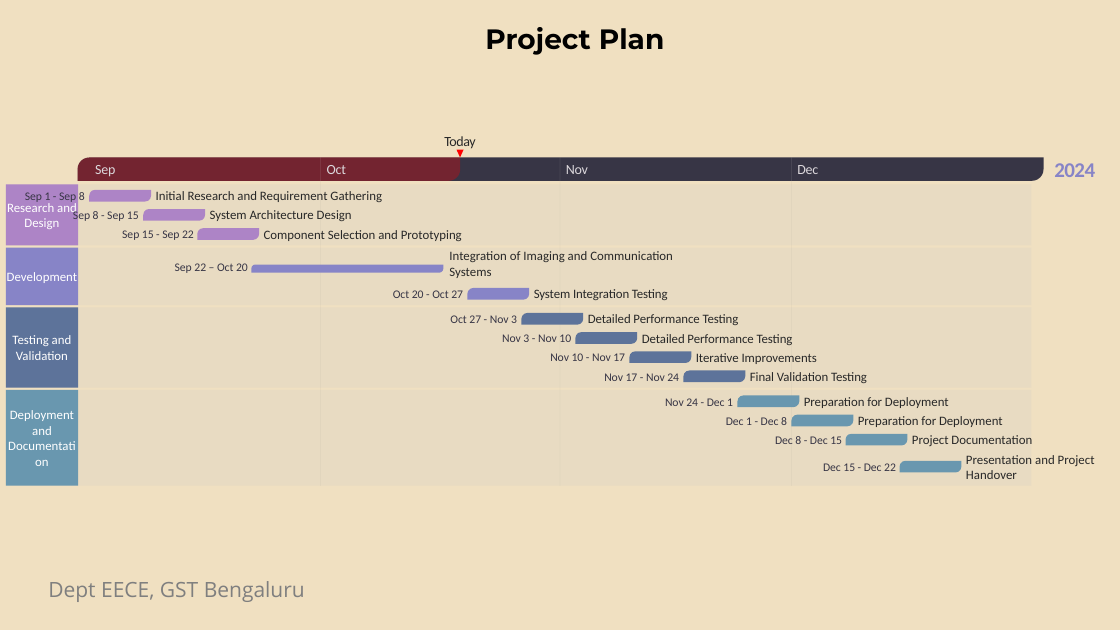
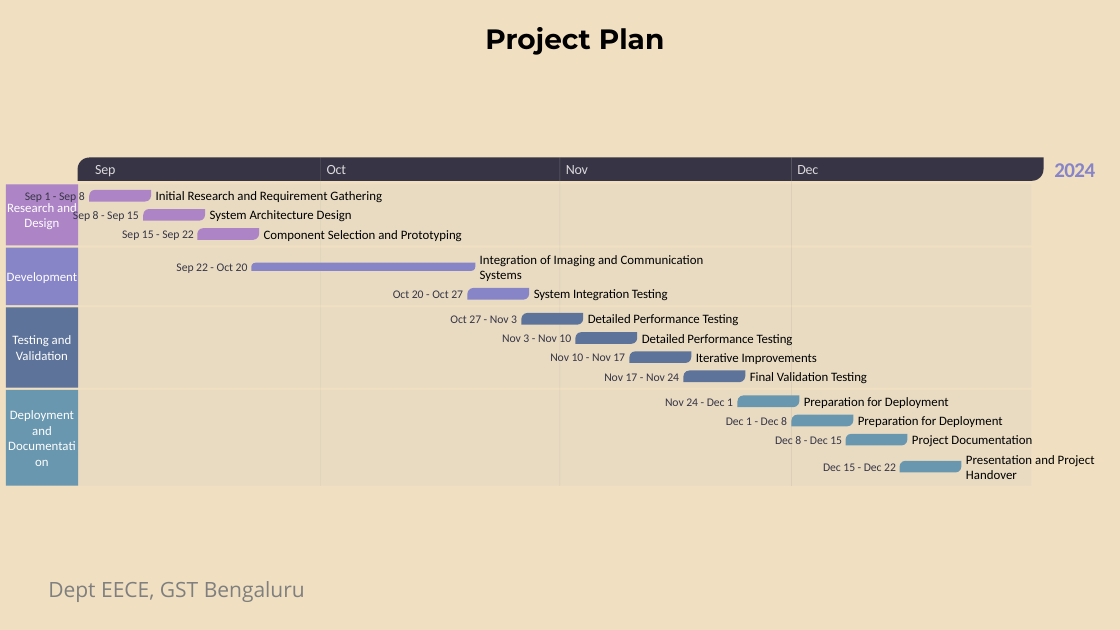
Before and after one commit to KJ-Sagar/Capstone-Project, a slide deck: slide 3 of Dept_EECE_Proj3999_Template_(1)[1].pptx. Drawn at 1120x630 pixels with LibreOffice and Linux fonts; fonts in the diff are those of the drawing; background and template pictures are left out. Boxes give left, top, right and bottom in pixels: in the first picture for what was removed or moved away, otherwise in the second. Text is boxed around its words. In the diff, an @@ line names an element or a change of style, - is before the commit and + after.

```diff
--- a/Dept_EECE_Proj3999_Template_(1)[1].pptx
+++ b/Dept_EECE_Proj3999_Template_(1)[1].pptx
@@ text removed at [444,136,475,150] @@
-Today
@@ round diag rect removed at [77,158,460,181] @@
@@ line (321, 158) - (321, 181): stroke #DCD8DC 0.38 pt to #DCD8DC 0.43 pt @@
@@ triangle removed at [457,150,464,157] @@
@@ line (791, 158) - (791, 181): stroke #DCD8DC 0.38 pt to #DCD8DC 0.43 pt @@
@@ line (321, 181) - (321, 486): stroke #373545 0.38 pt to #373545 0.43 pt @@
@@ line (560, 181) - (560, 486): stroke #373545 0.38 pt to #373545 0.43 pt @@
@@ line (791, 181) - (791, 486): stroke #373545 0.38 pt to #373545 0.43 pt @@
@@ text at [176,263,248,273]: text changed @@
-Sep 22 – Oct 20
+Sep 22 - Oct 20
@@ round diag rect: place and size @@
-round diag rect at [251,265,444,273]
+round diag rect at [251,263,476,271]
@@ text colour #282828 to #000000 in 13 elements at [156,191,382,202], [210,210,352,221], [264,230,462,241], [534,289,668,300], [588,314,739,325], [642,334,793,345], [696,353,817,364], [750,372,867,383], [804,397,949,408], [858,416,1003,427], [912,435,1032,446], [966,455,1095,479], [480,255,704,281] @@
@@ text "Integration of Imaging and Communication ...": place and size @@
-text "Integration of Imaging and Communication ..." at [449,251,673,278]
+text "Integration of Imaging and Communication ..." at [480,255,704,281]
```
Also in this commit, not shown: 1 slide added, 7 other files.
